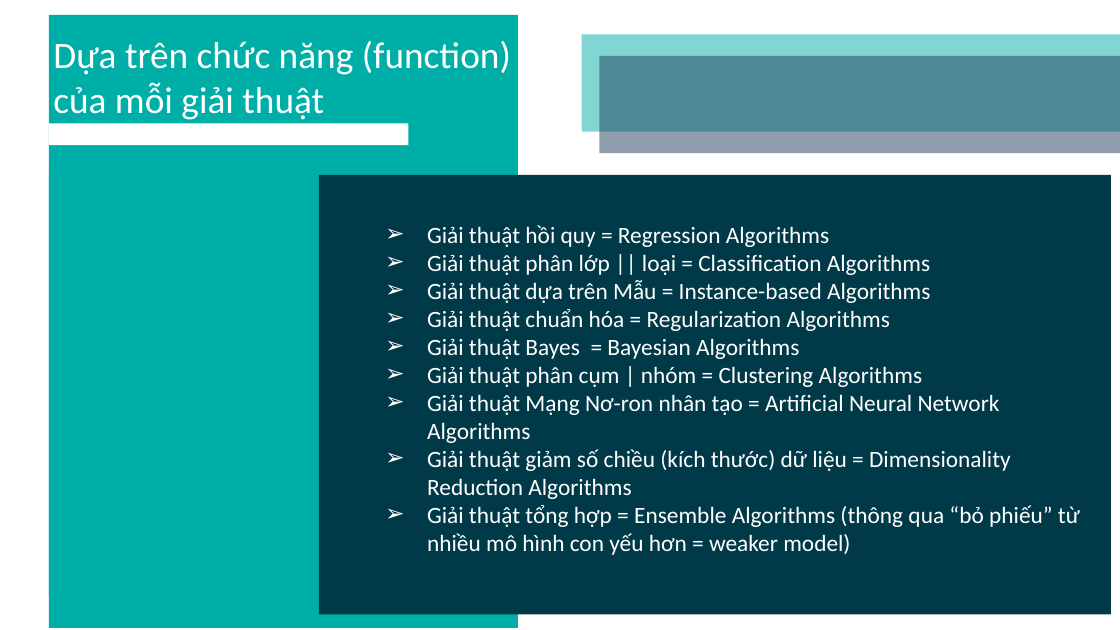
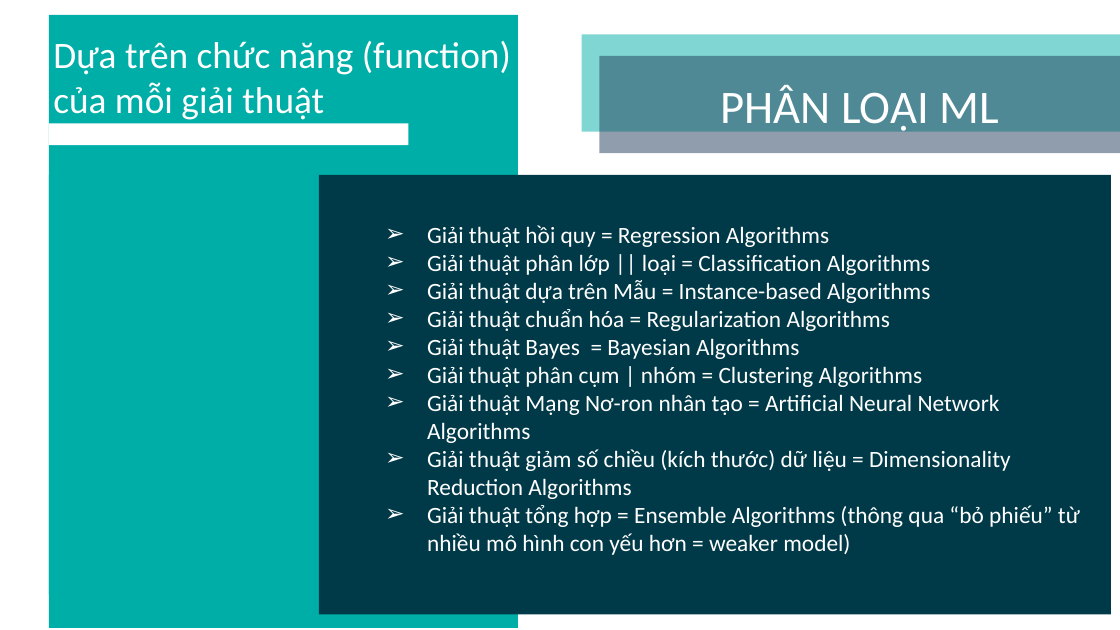
Before and after one commit to leecuongv/RealtimeMaskDetection, a slide deck: slide 9 of Nhom3_BaoCaoCuoiKy.pptx (slide 6 before the commit). Drawn at 1120x630 pixels with LibreOffice and Linux fonts; fonts in the diff are those of the drawing. Boxes give left, top, right and bottom in pixels: in the first picture for what was removed or moved away, otherwise in the second. Text is boxed around its words. In the diff, an @@ line names an element or a change of style, - is before the commit and + after.

```diff
--- a/Nhom3_BaoCaoCuoiKy.pptx
+++ b/Nhom3_BaoCaoCuoiKy.pptx
@@ text in freeform shape at (721, 85, 998, 135): text added @@
+PHÂN LOẠI ML
```
Also in this commit, not shown: 2 other slides changed, 14 slides added, 2 other files.
